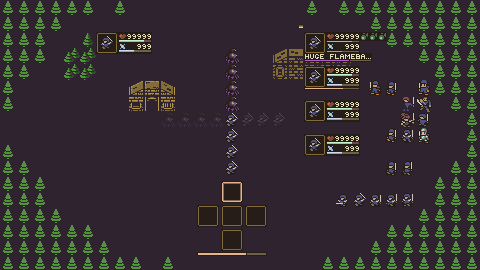
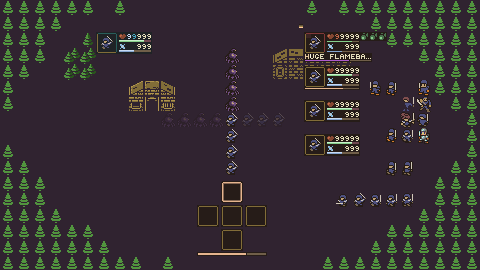
Layer changes from the first 480×270 image to the second:
painted on "HUGE FLAMEBA..." over [96, 32, 339, 59]
